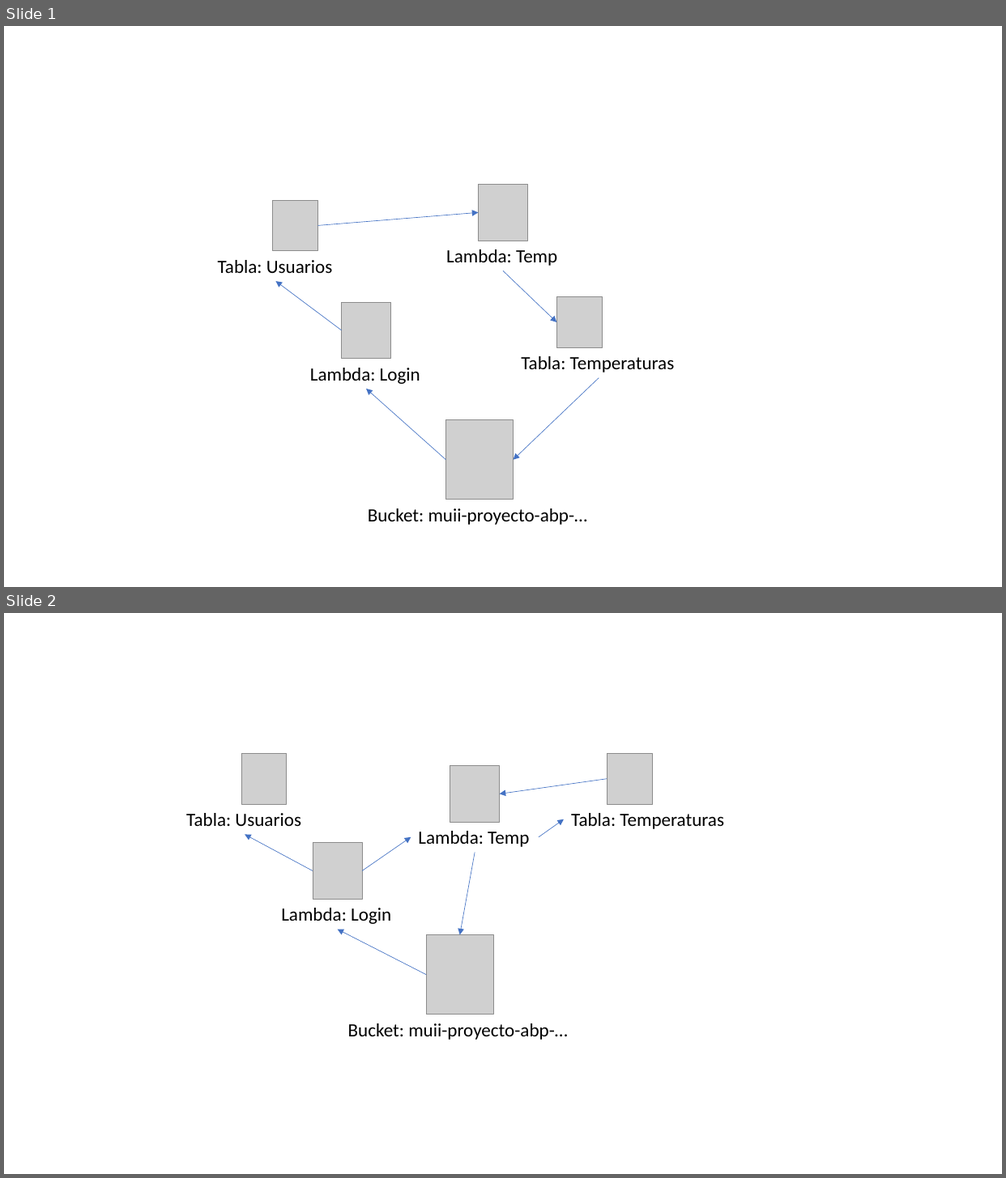
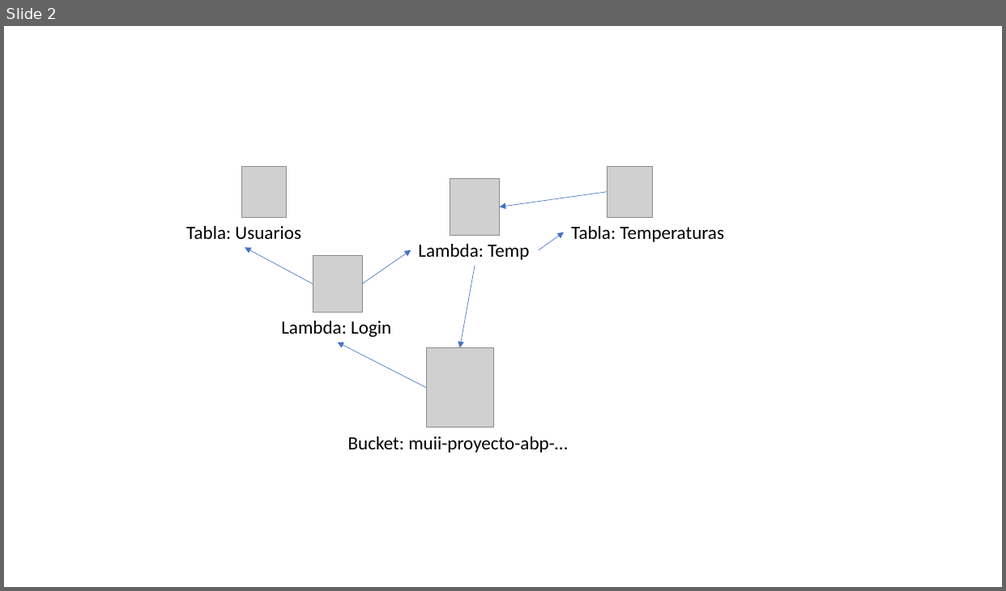
Before and after one commit to ansmartin/Proyecto-PYGITIC-2020, a slide deck: Documentación/draft design/bocetos estructura/design.pptx. Shown one above the other, each under a label of ours: slides 1 and 2 before the commit, slide 2 after it. The pictures are 1006x1178 and 1006x591 pixels, drawn with LibreOffice and Linux fonts; fonts in the diff are those of the drawing; grey boxes stand for pictures. Boxes give left, top, right and bottom in pixels: in the first picture for what was removed or moved away, otherwise in the second. Text is boxed around its words. In the diff, an @@ line names an element or a change of style, - is before the commit and + after.

```diff
--- a/Documentación/draft design/bocetos estructura/design.pptx
+++ b/Documentación/draft design/bocetos estructura/design.pptx
@@ slide 1 removed at (4,26,1002,587), background #FFFFFF @@
@@ group removed at (218,185,675,525): 5 pictures, 5 texts, 5 arrows @@
-Lambda: Login
-Lambda: Temp
-Bucket: muii-proyecto-abp-…
-Tabla: Temperaturas
-Tabla: Usuarios
```
Also in this commit, not shown: 4 slides added, 3 other files.
